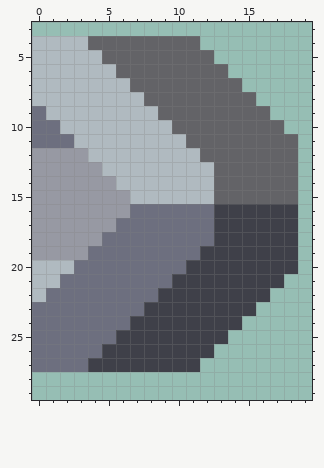
Pixel-art sprite, stored at assets/sprites-raw/blocks/drills/mechanical-bore-bore-end.png. This is how it looked before the edit.
The file is 32x32 pixels. Shown: x 0..19, y 3..29.
The same view after the edit:
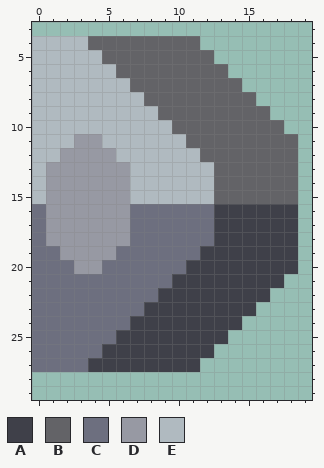
Palette (. is transparent): A #3f4049  B #636367  C #6d6f7f  D #9799a3  E #b0bac0
Changes in this commit:
y 9: x 0 C -> E
y 10: x 0..1 CC -> EE
y 11: x 0..4 CCCEE -> EEEDD
y 12: x 0..1 DD -> EE; x 4..5 EE -> DD
y 13: x 0 D -> E; x 5..6 EE -> DD
y 14: x 0 D -> E; x 6 E -> D
y 15: x 0 D -> E
y 16: x 0 D -> C
y 17: x 0 D -> C; x 6 C -> D
y 18: x 0 D -> C; x 5..6 CC -> DD
y 19: x 0..1 DD -> CC; x 4..5 CC -> DD
y 20: x 0..4 EEECC -> CCCDD
y 21: x 0..1 EE -> CC
y 22: x 0 E -> C
Changed places in both pictures, as pixel boxes (x1, y1, x2, y2):
changed: (32, 106, 130, 302)
